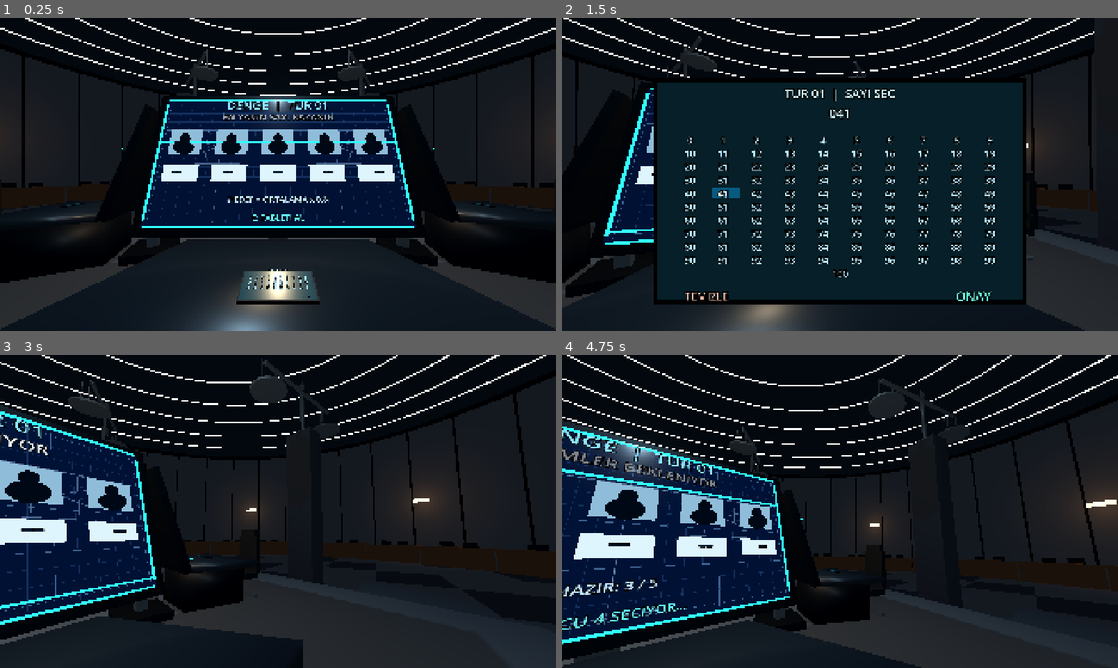
Above: before the commit, frames 1-4 (two rows, left to right).
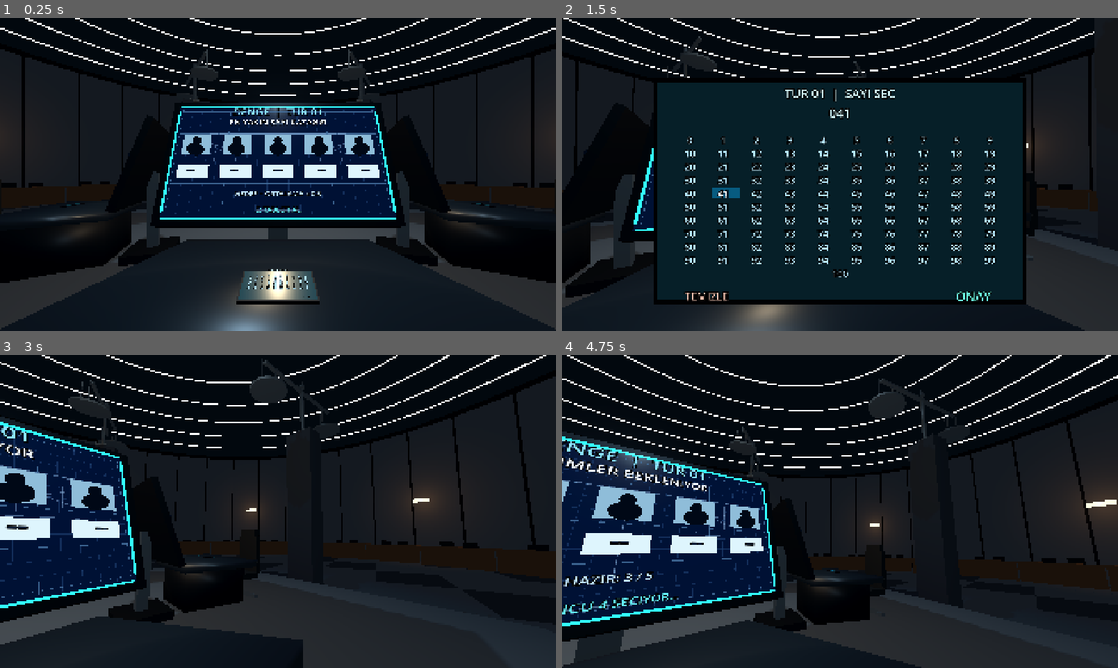
Above: after the commit, the same moments.

Repository: SerkanAydin06/DENGE
Game: Godot game, scene res://scenes/game_room.tscn
Two runs of this game, one before a commit and one after it. Both use one fixed random seed, a clock stepped at 60 frames per second and the inputs below.
Inputs (mouse positions are in pixels of both pictures, inside the frame that each line leads up to):
- Up to frame 1 (0.25 s): no input
- Up to frame 2 (1.5 s): tap Enter at 0.5 s; move the mouse to (867, 174) at 0.52 s; tap E at 0.6 s; click (867, 174) at 0.67 s; tap Space at 1.25 s; move the mouse to (728, 190) at 1.27 s; tap 0 at 1.35 s; click (728, 190) at 1.42 s
- Up to frame 3 (3 s): tap Enter at 2 s; move the mouse to (333, 442) at 2.02 s; tap 9 at 2.1 s; click (333, 442) at 2.17 s; tap Space at 2.75 s; move the mouse to (272, 517) at 2.77 s; tap Backspace at 2.85 s; click (272, 517) at 2.92 s
- Up to frame 4 (4.75 s): move the mouse to (878, 514) at 3.52 s; tap Enter at 3.6, 4.25 s; click (878, 514) at 3.67 s; move the mouse to (795, 508) at 4.27 s; tap Keypad Enter at 4.35 s; click (795, 508) at 4.42 s

The runs differ from the first frame. In frame 1, 12% of the frame differs, in the area x 17-83%, y 24-71%; in frame 2, 2.9%; in frame 3, 8.4%; in frame 4, 12%, in the area x 0-47%, y 20-98%.
Error after the commit: Invalid access to property or key 'position' on a base object of type 'null instance'. (res://scripts/player_station.gd:86)

Commit message:
Reduce all five result monitors by 12% and remove animated cyan scanning bar mesh

Diff:
--- a/scenes/props/player_station.tscn
+++ b/scenes/props/player_station.tscn
@@ -65,9 +65,6 @@
 [sub_resource type="BoxMesh" id="b_MonitorBezel"]
 size = Vector3(2.55, 1.49, 0.10)
 
-[sub_resource type="BoxMesh" id="b_MonitorSweep"]
-size = Vector3(2.3, 0.015, 0.012)
-
 [sub_resource type="BoxMesh" id="b_MonitorGlass"]
 size = Vector3(2.40, 1.33, 0.015)
 
@@ -909,7 +906,7 @@
 mesh = SubResource("b_ResultColumn")
 
 [node name="ResultMonitor" type="Node3D" parent="ResultDisplay" unique_id=1235211843]
-transform = Transform3D(1, 0, 0, 0, 0.9396926, 0.34202012, 0, -0.34202012, 0.9396926, 0, 1.58, 0)
+transform = Transform3D(0.88, 0, 0, 0, 0.82692949, 0.30097771, 0, -0.30097771, 0.82692949, 0, 1.58, 0)
 
 [node name="MonitorBezel" type="MeshInstance3D" parent="ResultDisplay/ResultMonitor" unique_id=401473221]
 material_override = ExtResource("m_dark_metal")
@@ -1016,9 +1013,4 @@
 pixel_size = 0.00150
 modulate = Color(0.39, 0.94, 0.98, 1)
 
-[node name="MonitorSweep" type="MeshInstance3D" parent="ResultDisplay/ResultMonitor"]
-position = Vector3(0, 0.60, 0.135)
-mesh = SubResource("b_MonitorSweep")
-material_override = ExtResource("m_monitor_cyan")
-
 [node name="MonitorBlueprint" parent="ResultDisplay/ResultMonitor" instance=ExtResource("m_blueprint")]
